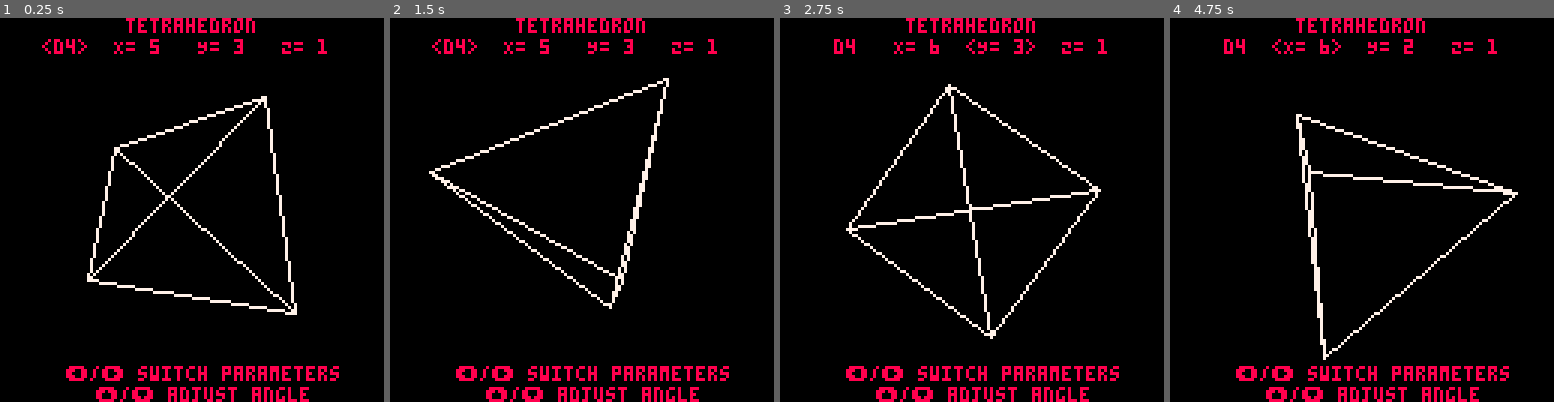
Above: before the commit, frames 1-4 (left to right).
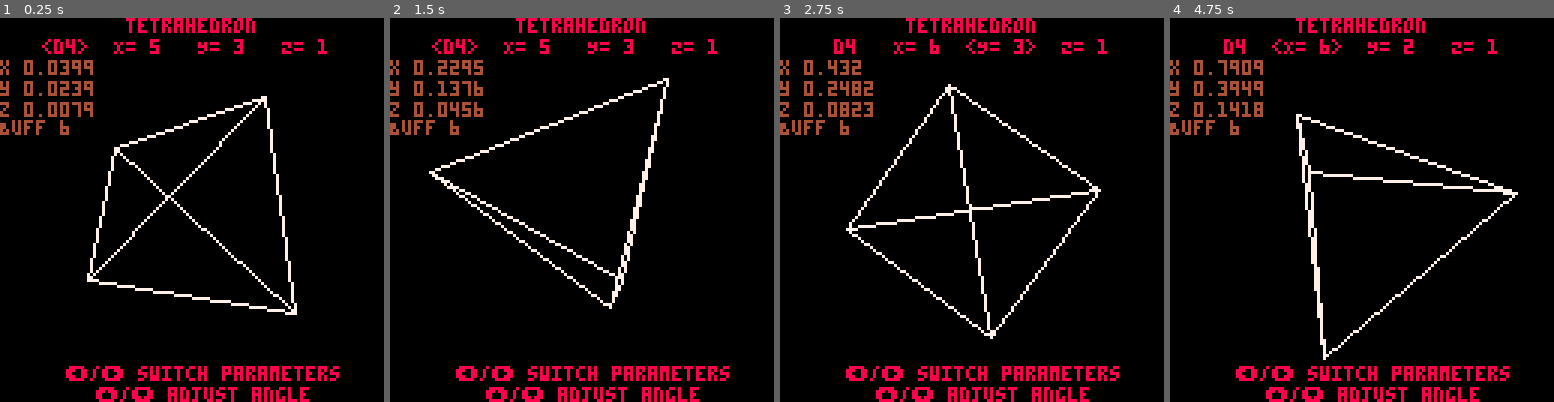
Above: after the commit, the same moments.

Repository: kakardo/Pico-8
Game: PICO-8 cartridge game carts/02 platonic solids viewer/platonic_solids_viewer.p8
Two runs of this game, one before a commit and one after it. Both use one fixed random seed, a clock stepped at 60 frames per second and the inputs below.
Inputs:
- Up to frame 1 (0.25 s): no input
- Up to frame 2 (1.5 s): no input
- Up to frame 3 (2.75 s): hold Right 1.6-2.1 s; hold Up 2.15-2.42 s; hold Right from 2.47 s (still down)
- Up to frame 4 (4.75 s): release Right at 3.03 s; hold Left 3.08-3.58 s; hold Down 3.63-3.97 s; hold Right 4.02-4.68 s; hold Up from 4.73 s (still down)

The runs differ from the first frame. In frame 1, 1.5% of the frame differs, in the area x 0-25%, y 10-31%; in frame 2, 1.4%; in frame 3, 1.4%; in frame 4, 1.4%.

Commit message:
Finally. Calculates rotation in _update() and draws the lines in _draw().

Diff:
--- a/game carts/02 platonic solids viewer/main.lua
+++ b/game carts/02 platonic solids viewer/main.lua
@@ -118,12 +118,10 @@
 	end
 
 	angle.update()
-end
 
-function _draw()
-	cls()
+	-- SAVE ROTATED VERTICES
+	draw_buffer = {}
 
-	-- DRAW EDGES BETWEEN VERTICES
 	for e in all(solids[shape].e) do
 		alfa = solids[shape].v[e[1]]
 		beta = solids[shape].v[e[2]]
@@ -134,7 +132,16 @@
 		pointX1, pointY1 = calc_projection(ax, ay)
 		pointX2, pointY2 = calc_projection(bx, by)
 
-		line(pointX1, pointY1, pointX2, pointY2, 7)
+		add(draw_buffer, {pointX1, pointY1, pointX2, pointY2, 7})
+	end
+end
+
+function _draw()
+	cls()
+
+	-- DRAW LINES WITH SAVED VERTICES
+	for seg in all(draw_buffer) do
+		line(seg[1], seg[2], seg[3], seg[4], seg[5])
 	end
 
 	-- CONVERT LONG TEXT TO VARIABLES
@@ -176,11 +183,12 @@
 	print_centered_txt("⬆️/⬇️ adjust angle", 123, color)
 
 	-- DEBUG
-	debug = false
+	debug = true
 	if debug then
 		print("x "..angle.get("x"),0,14,4)
 		print("y "..angle.get("y"),0,21,4)
 		print("z "..angle.get("z"),0,28,4)
+		print("Buff "..#draw_buffer)
 	end
 end
 
